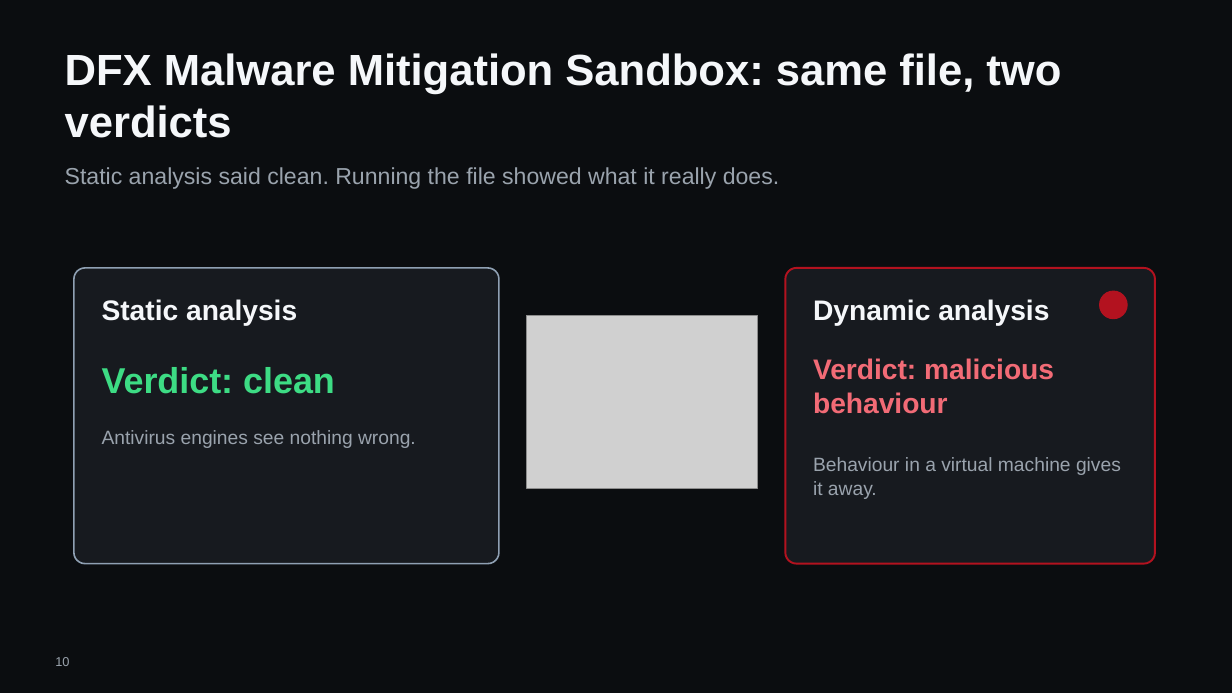
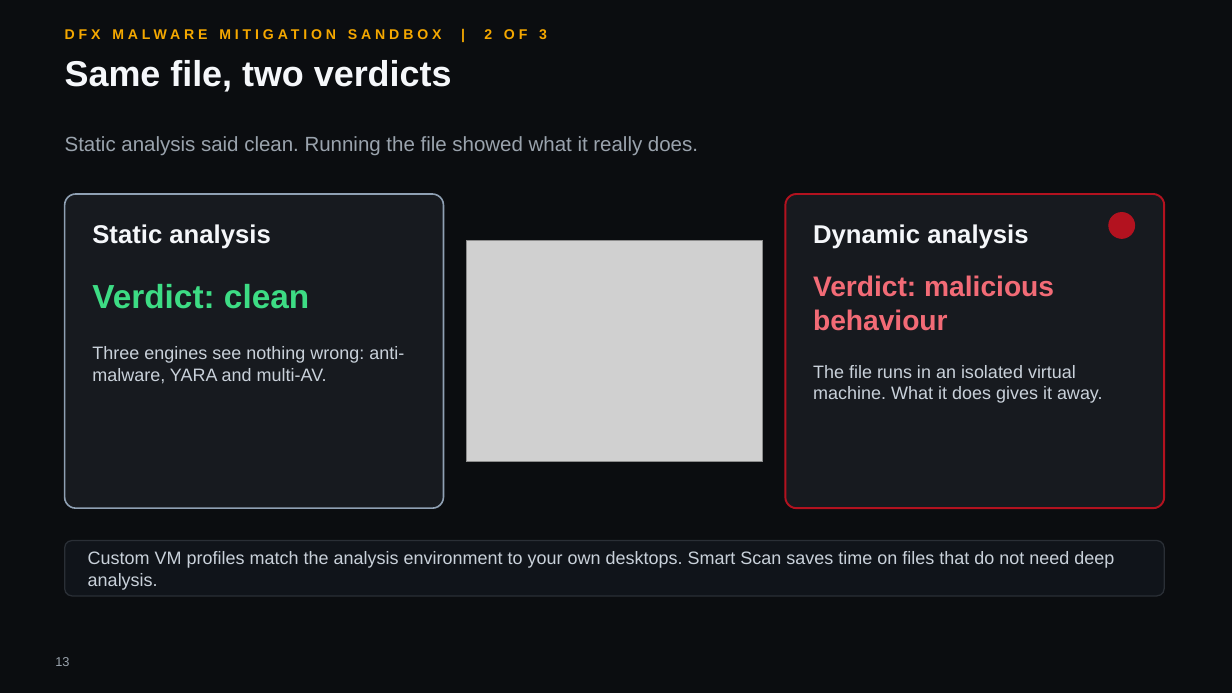
Before and after one commit to hybridus/DFX_Marketing, a slide deck: slide 13 of Projects/03_Presales_Master_Deck/pilot/DFX_Master_deck.pptx (slide 10 before the commit). Drawn at 1232x693 pixels with LibreOffice and Linux fonts; fonts in the diff are those of the drawing; grey boxes stand for pictures; background and template pictures are left out. Boxes give left, top, right and bottom in pixels: in the first picture for what was removed or moved away, otherwise in the second. Text is boxed around its words. In the diff, an @@ line names an element or a change of style, - is before the commit and + after.

```diff
--- a/Projects/03_Presales_Master_Deck/pilot/DFX_Master_deck.pptx
+++ b/Projects/03_Presales_Master_Deck/pilot/DFX_Master_deck.pptx
@@ text added at box(484, 29, 547, 39), 11 pt, text #F5A800, bold @@
+DFX MALWARE MITIGATION SANDBOX | 2 OF 3
@@ text at box(65, 60, 452, 92): text changed; size 34 to 28 pt @@
-DFX Malware Mitigation Sandbox: same file, two verdicts
+Same file, two verdicts
@@ text "Static analysis said clean. Running ...": place and size @@
-text "Static analysis said clean. Running ..." at box(65, 167, 779, 189)
+text "Static analysis said clean. Running ..." at box(65, 136, 698, 155)
@@ text "Static analysis said clean. Running ..." at box(65, 136, 698, 155): size 18 to 16 pt @@
@@ rounded rectangle at box(65, 194, 444, 508): proportions changed @@
@@ rounded rectangle: place and size @@
-rounded rectangle at box(74, 268, 499, 564)
+rounded rectangle at box(65, 194, 444, 508)
@@ rounded rectangle: place and size @@
-rounded rectangle at box(786, 268, 1155, 564)
+rounded rectangle at box(786, 194, 1165, 508)
@@ rounded rectangle at box(786, 194, 1165, 508): proportions changed @@
@@ text "Static analysis" at box(92, 224, 270, 249): size 22 to 20 pt @@
@@ text "Static analysis": place and size @@
-text "Static analysis" at box(102, 299, 297, 326)
+text "Static analysis" at box(92, 224, 270, 249)
@@ text "Dynamic analysis": place and size @@
-text "Dynamic analysis" at box(813, 299, 1049, 326)
+text "Dynamic analysis" at box(813, 224, 1028, 249)
@@ text "Dynamic analysis" at box(813, 224, 1028, 249): size 22 to 20 pt @@
@@ ellipse: place and size @@
-ellipse at box(1100, 291, 1128, 319)
+ellipse at box(1109, 213, 1135, 238)
@@ text "Verdict: clean": place and size @@
-text "Verdict: clean" at box(102, 367, 335, 394)
+text "Verdict: clean" at box(92, 284, 309, 309)
@@ text "Verdict: clean" at box(92, 284, 309, 309): size 28 to 26 pt @@
@@ picture: place and size @@
-picture at box(527, 316, 758, 489)
+picture at box(467, 240, 763, 462)
@@ text "Verdict: malicious behaviour": place and size @@
-text "Verdict: malicious behaviour" at box(813, 358, 1054, 414)
+text "Verdict: malicious behaviour" at box(813, 275, 1054, 331)
@@ text at box(92, 346, 404, 384): text changed; size 15 to 14 pt; text colour #9AA3AD to #C9D1DA @@
-Antivirus engines see nothing wrong.
+Three engines see nothing wrong: anti-malware, YARA and multi-AV.
@@ text at box(813, 365, 1103, 403): text changed; size 15 to 14 pt; text colour #9AA3AD to #C9D1DA @@
-Behaviour in a virtual machine gives it away.
+The file runs in an isolated virtual machine. What it does gives it away.
@@ rounded rectangle added at box(65, 541, 1165, 596), fill #10141A, outline #2A2F36 1 pt @@
@@ text added at box(88, 551, 1114, 590), 14 pt, text #C9D1DA @@
+Custom VM profiles match the analysis environment to your own desktops. Smart Scan saves time on files that do not need deep analysis.
@@ page number at box(55, 657, 69, 666): text changed @@
-10
+13
```
Also in this commit, not shown: 5 other slides changed, 20 slides added, 5 slides removed, 19 other files.
